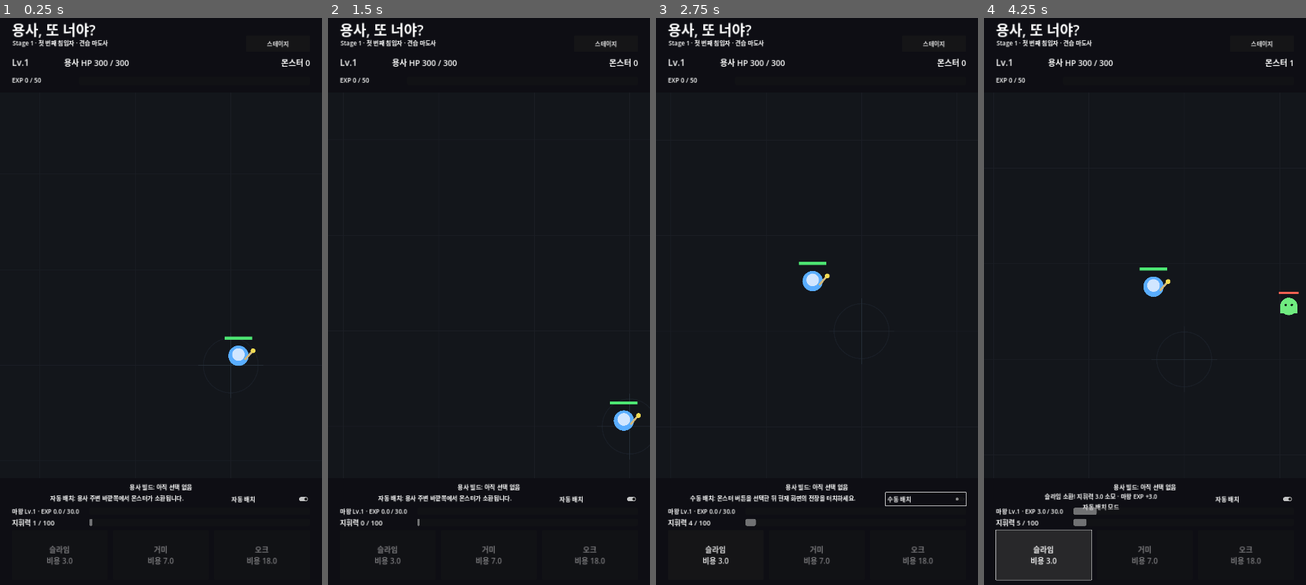
Above: before the commit, frames 1-4 (left to right).
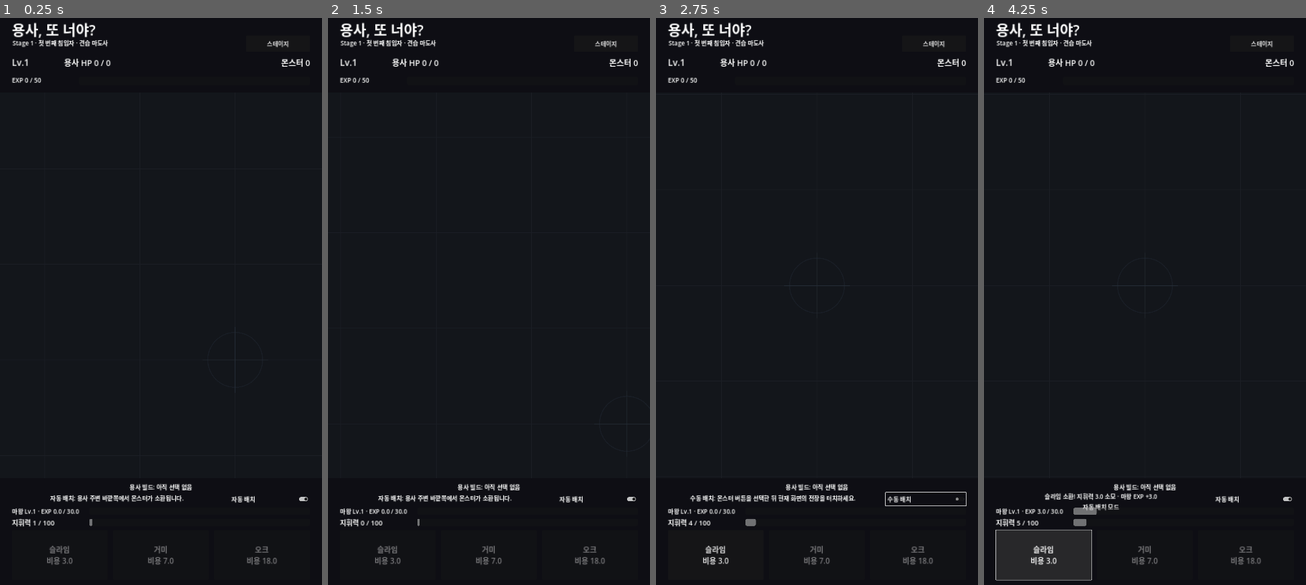
Above: after the commit, the same moments.

Repository: MinSung0732/Again-Hero-
Game: Godot game, scene res://src/main/Main.tscn
Same seed, same stepped clock (60 frames per second), same inputs: the game is played once before the commit and once after it.
Inputs:
- Up to frame 1 (0.25 s): no input
- Up to frame 2 (1.5 s): click "스테이지" at 0.5 s; click "Stage 1 · 첫 번째 침입자 견습 마도사 · 해…" at 1.25 s
- Up to frame 3 (2.75 s): click "자동 배치" at 2 s
- Up to frame 4 (4.25 s): click "수동 배치" at 2.75 s; click "슬라임 비용 3.0" at 3.5 s

The runs differ from the first frame. In frame 1, 0.4% of the frame differs, in the area x 29-82%, y 7-68%; in frame 2, 0.3%; in frame 3, 0.4%; in frame 4, 0.5%, in the area x 29-98%, y 7-53%.
Error after the commit: Parse Error: Function "_role_for_monster_type()" not found in base self. (res://src/hero/hero.gd:453)

Commit message:
refactor: make hero offensive memory accept dynamic monster types

Diff:
--- a/src/hero/hero.gd
+++ b/src/hero/hero.gd
@@ -9,6 +9,7 @@
 const AUGMENT_CATALOG := preload("res://src/data/hero_augment_catalog.gd")
 const BUILD_AI := preload("res://src/ai/hero_build_ai.gd")
 const PROJECTILE_SCENE := preload("res://src/hero/HeroProjectile.tscn")
+const MONSTER_CATALOG := preload("res://src/data/monster_catalog.gd")
 const STAGE1_FRAME_SIZE := Vector2(64, 64)
 
 const APPROACH_DISTANCE_RATIO := 0.86
@@ -412,8 +413,11 @@
 
 	progression_changed.emit(level, current_exp, exp_to_next_level)
 
-func record_offensive_event(monster_type: String) -> void:
-	var role := _role_for_monster_type(monster_type)
+func record_offensive_event(monster_type: String, monster_role: String = "") -> void:
+	var role := monster_role
+	if role.is_empty():
+		role = MONSTER_CATALOG.get_role(monster_type)
+
 	offensive_memory_events.append({
 		"time": ai_memory_clock,
 		"type": monster_type,
@@ -421,15 +425,6 @@
 	})
 	_prune_offensive_memory()
 
-func _role_for_monster_type(monster_type: String) -> String:
-	match monster_type:
-		"spider":
-			return "controller"
-		"orc":
-			return "tank"
-		_:
-			return "swarm"
-
 func _prune_offensive_memory() -> void:
 	if offensive_memory_events.is_empty():
 		return
@@ -444,16 +439,8 @@
 func _build_recent_offense_memory() -> Dictionary:
 	_prune_offensive_memory()
 
-	var type_weights := {
-		"slime": 0.0,
-		"spider": 0.0,
-		"orc": 0.0,
-	}
-	var role_weights := {
-		"swarm": 0.0,
-		"controller": 0.0,
-		"tank": 0.0,
-	}
+	var type_weights := {}
+	var role_weights := {}
 	var total_weight := 0.0
 
 	for raw_event in offensive_memory_events:
@@ -484,18 +471,18 @@
 
 	var type_weights: Dictionary = memory.get("type_weights", {})
 	var total_weight := maxf(float(memory.get("total_weight", 0.0)), 0.001)
-	var slime_ratio := float(type_weights.get("slime", 0.0)) / total_weight
-	var spider_ratio := float(type_weights.get("spider", 0.0)) / total_weight
-	var orc_ratio := float(type_weights.get("orc", 0.0)) / total_weight
-
-	var dominant_name := "슬라임"
-	var dominant_ratio := slime_ratio
-	if spider_ratio > dominant_ratio:
-		dominant_name = "거미"
-		dominant_ratio = spider_ratio
-	if orc_ratio > dominant_ratio:
-		dominant_name = "오크"
-		dominant_ratio = orc_ratio
+	var dominant_type := ""
+	var dominant_weight := -1.0
+
+	for raw_type in type_weights.keys():
+		var monster_type := String(raw_type)
+		var weight := float(type_weights.get(monster_type, 0.0))
+		if weight > dominant_weight:
+			dominant_weight = weight
+			dominant_type = monster_type
+
+	var dominant_name := MONSTER_CATALOG.get_name(dominant_type)
+	var dominant_ratio := maxf(dominant_weight, 0.0) / total_weight
 
 	return "최근 %.0f초: %s %.0f%% · 소환 %d회" % [
 		OFFENSE_MEMORY_WINDOW,
@@ -529,16 +516,8 @@
 	var nearby_count: int = 0
 	var total_count: int = 0
 	var nearest_distance: float = 9999.0
-	var type_counts: Dictionary = {
-		"slime": 0,
-		"spider": 0,
-		"orc": 0,
-	}
-	var role_counts: Dictionary = {
-		"swarm": 0,
-		"controller": 0,
-		"tank": 0,
-	}
+	var type_counts: Dictionary = {}
+	var role_counts: Dictionary = {}
 
 	for node in get_tree().get_nodes_in_group("monsters"):
 		if not is_instance_valid(node) or node.is_queued_for_deletion():
